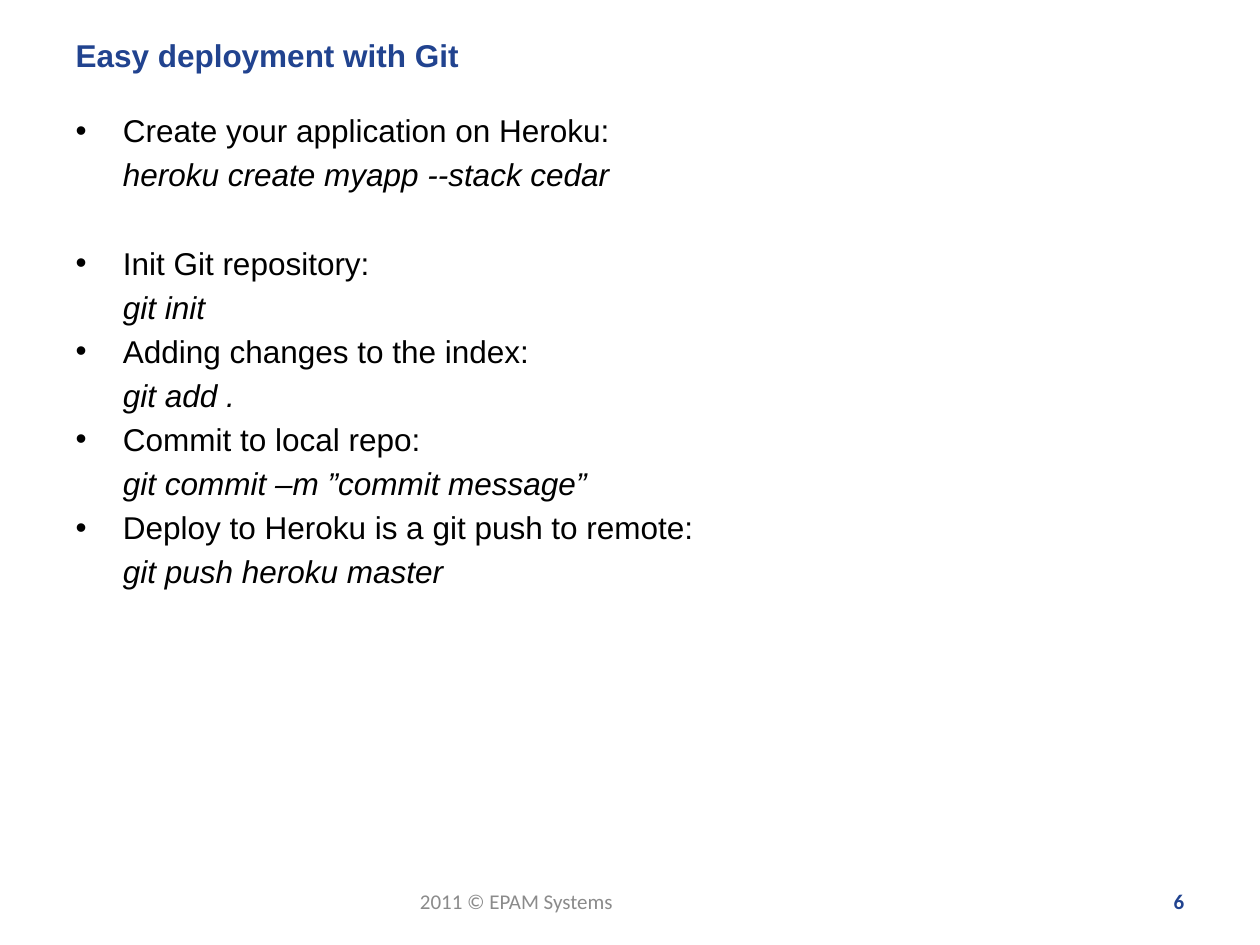
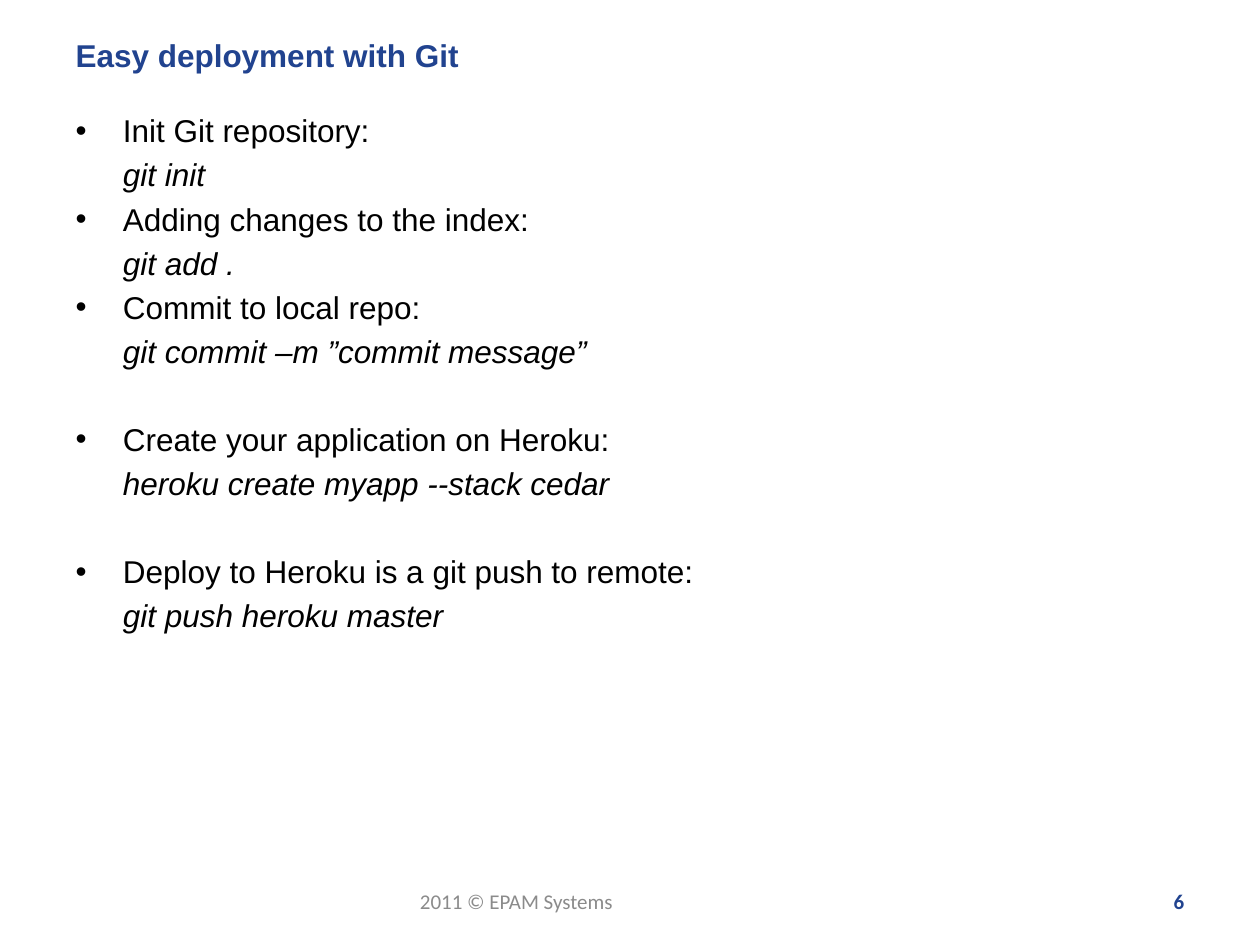
Before and after one commit to zgorbe/Heroku-HelloWorld, a slide deck: slide 6 of Heroku - meetup.pptx. Drawn at 1260x945 pixels with LibreOffice and Linux fonts; fonts in the diff are those of the drawing; background and template pictures are left out. Boxes give left, top, right and bottom in pixels: in the first picture for what was removed or moved away, otherwise in the second. Text is boxed around its words. In the diff, an @@ line names an element or a change of style, - is before the commit and + after.

Commit message:
Updating heroku pptx

```diff
--- a/Heroku - meetup.pptx
+++ b/Heroku - meetup.pptx
@@ text at (123,119,609,192): paragraphs removed @@
-• Create your application on Heroku:
-heroku create myapp --stack cedar
@@ text at (123,428,609,501): paragraphs added @@
+• Create your application on Heroku:
+heroku create myapp --stack cedar
```
Also in this commit, not shown: 1 other slide changed, 1 slide removed, 1 other file.
